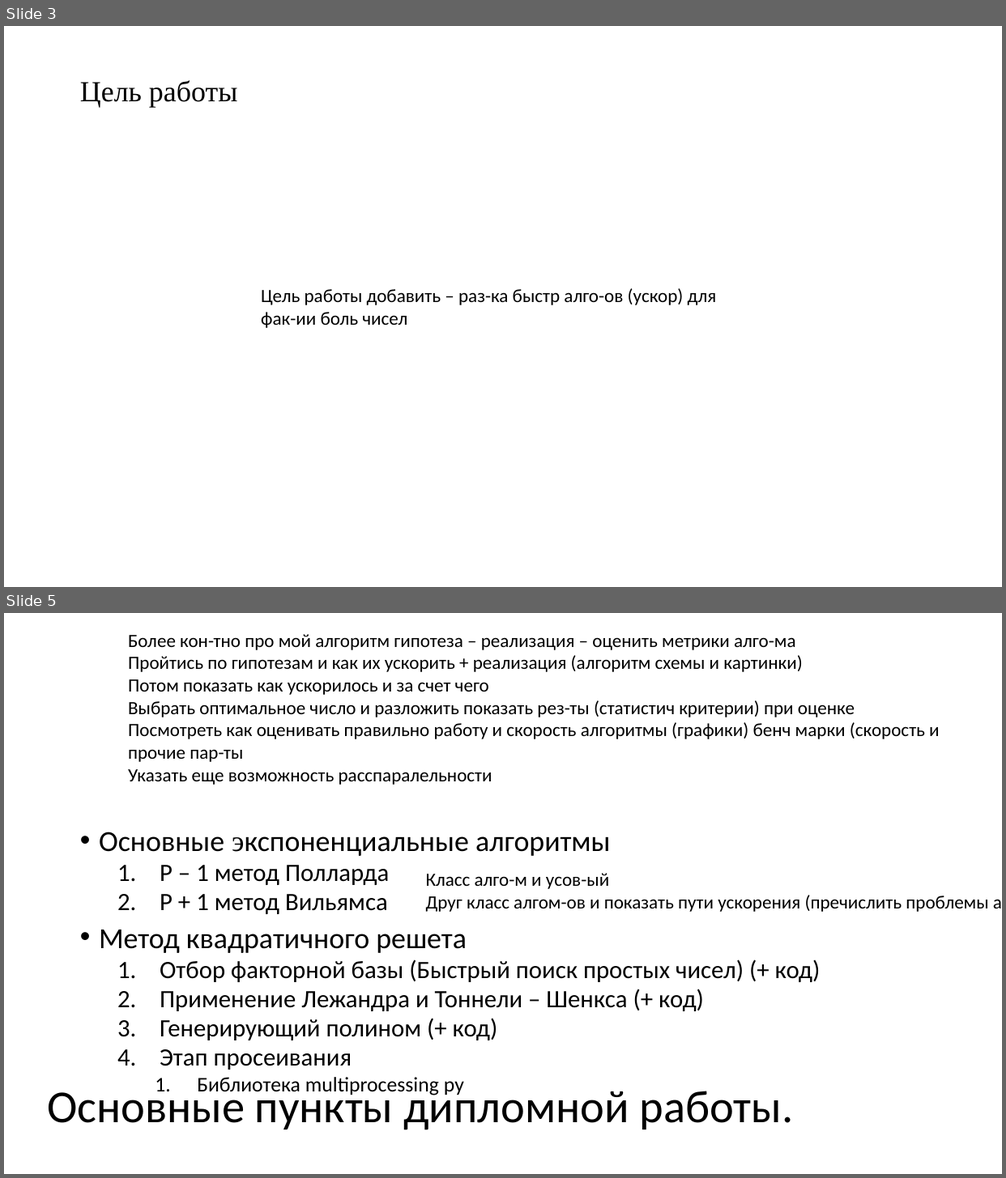
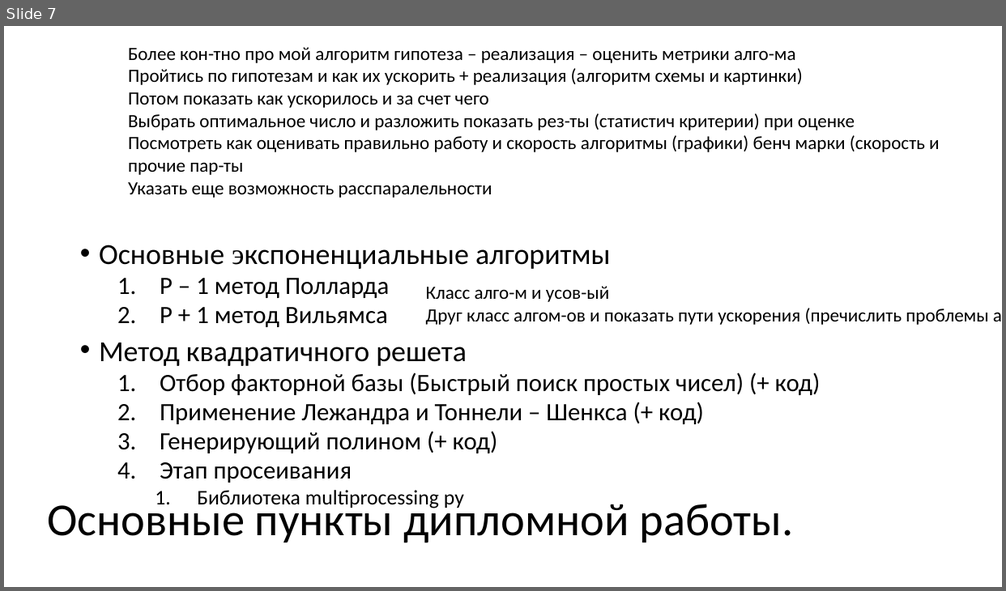
Before and after one commit to pagamov/VKR, a slide deck: Павел Гамов 10.3.22.pptx. Shown one above the other, each under a label of ours: slides 3 and 5 before the commit, slide 7 after it; the slides between them are not shown. The pictures are 1006x1178 and 1006x591 pixels, drawn with LibreOffice and Linux fonts; fonts in the diff are those of the drawing. Boxes give left, top, right and bottom in pixels: in the first picture for what was removed or moved away, otherwise in the second. Text is boxed around its words. In the diff, an @@ line names an element or a change of style, - is before the commit and + after.

```diff
--- a/Павел Гамов 10.3.22.pptx
+++ b/Павел Гамов 10.3.22.pptx
@@ slide 3 removed at <box>4,26,1002,587</box>, background #FFFFFF @@
@@ title removed at <box>80,80,237,107</box> @@
-Цель работы
@@ text removed at <box>261,288,717,328</box> @@
-Цель работы добавить – раз-ка быстр алго-ов (ускор) для фак-ии боль чисел
@@ what was slide 5 is now slide 7 @@
```
Also in this commit, not shown: 2 slides changed, 4 slides added, 1 other slide removed, 2 other files.
